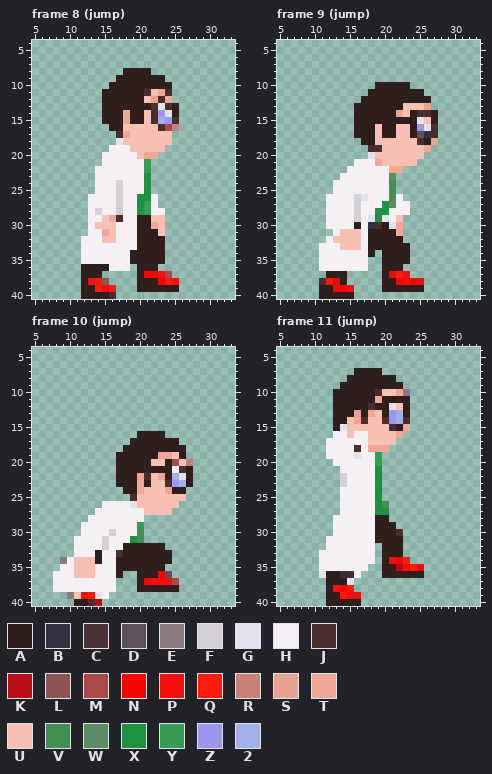
Two states of a pixel-art file, dev/gfx/player/player-56-cropped.aseprite. The picture above was drawn from the file before the commit.
41x41 pixels, 60 frames. Colours within 5 levels of each other are drawn and written as one. Shown: frame 8 (jump): x 5..33, y 4..40; frame 9 (jump): x 5..33, y 4..40; frame 10 (jump): x 5..33, y 4..40; frame 11 (jump): x 5..33, y 4..40. The commit also changed other frames, which this record leaves out.
Visible layers, top first: "mods", "Layer".
Palette (. is transparent): A #2e1f1d  B #333043  C #473135  D #5c5159  E #887a7e  F #d4d0d3  G #e1e2eb  H #f4f0f3  J #482e2d  K #ba0e17  L #8c5452  M #aa4a48  N #f30700  P #f30f10  Q #fc1b0c  R #c88178  S #e9a394  T #f2a796  U #f8c0b3  V #468e54  W #5b8d65  X #1f9240  Y #359e53  Z #9997ee  2 #a2afe9
Pixels before, frame 8 (jump), first column x 12:
 8 ......AAAA....
 9 .....AAAAAAA..
10 ....AAAAAAAAA.
11 ...AAAAAAJUTJ.
12 ...AAAAAAUSJT.
13 ...AAAAAAAJGJA
14 ...AAATAAUJZGA
15 ...AAATAAUJ2ZJ
16 ....AAUUUUUJMR
17 .....JTUUUUUU.
18 .....GUUUUUUU.
19 ....HHHUUUUU..
20 ...HHHHHUTT...
21 ...HHHHHHY....
22 ..HHHHHHHY....
23 ..HHHHHHHX....
24 ..HHHFHHHX....
25 ..HHHFHHHX....
26 .HHHHFHHXXH...
27 .HHHHFHHXYH...
28 .HFHHFHHXYHH..
29 .HHUTJHHAAUU..
30 .HUUUHHHAATU..
31 .HHTUHHHAAAU..
32 HHHUUHHHAAAA..
33 HHHHHHHHAAAA..
34 HHHHHHHAAAAA..
35 HHHHHHHAAAAA..
36 AAAAHHH.AAA...
37 AAA.....ANNPM.
38 APQL....AAANQP
39 AAQPQ...AAAAAA
40 AAAAJ.........
Pixels before, frame 9 (jump), first column x 11:
10 ........AAAAA....
11 .......AAAAAAAA..
12 ......AAAAAAAAAA.
13 .....AAAAAAAUUUS.
14 .....AAAAAATUAJJA
15 .....AAAAAAAAAGUA
16 .....AAAUAAUUAZGJ
17 .....AAAUAAUUADBJ
18 ......AAUUUUUUJAS
19 .......JCUUUUUUT.
20 .......GUUUUUUU..
21 .....HHHTUUUUU...
22 ....HHHHHHTT.....
23 ...HHHHHHHW......
24 ..HHHHHHHHV......
25 ..HHHHHHHHV......
26 .HHHHFGHHHVH.....
27 .HHHHFHHHXWHH....
28 .HHHHFHHXXHHH....
29 .HHHHFHGXGHU.....
30 .HHHHAHBJAGT.....
31 ..HUUUHAAAAT.....
32 .HUUUUHAAAAA.....
33 HHHUUUHAAAAAA....
34 HHHHHHHA.AAAA....
35 HHHHHHH..AAAA....
36 HHHHHHH..AAA.....
37 .AAA.....ANQP....
38 JQNA.....AANPNP..
39 AANNP....AAAAAA..
40 AAAAA............
Pixels before, frame 10 (jump), first column x 8:
16 ............AAAA....
17 ...........AAAAAAA..
18 ..........AAAAAAAAA.
19 .........AAAAAATTUA.
20 .........AAAAAUUAMUR
21 .........AAAAAAAAHCA
22 .........AAATJUTA2GA
23 .........AAATAUUJZ2A
24 ..........AATUUUTAA.
25 ...........JUUUUUUU.
26 .......HHHHGUUUUUU..
27 ......HHHHHHHUUUU...
28 .....HHHHHHHH.......
29 ....HHHHHHHHY.......
30 ....HHHHFHHHV.......
31 ...HHHHFHHHXV.......
32 ...HHHHFHHAAAAAA....
33 ...HHHAHHJAAAAAAA...
34 .EHUUUAHHAAAAAAAA...
35 .HHUUUHHHAAAAAAA....
36 HHHUUUHHHA..AAAND...
37 HHHHHHHHH...ANPPPM..
38 HHHHHHHHH...AAAAAA..
39 ..EUPQGH............
40 ...AAJK.............
Pixels before, frame 11 (jump), first column x 11:
 7 .....AAAA......
 8 ....AAAAAAA....
 9 ...AAAAAAAAA...
10 ..AAAAAAJUUTE..
11 ..AAAAAATAAAA..
12 ..AAAAAJAAGUA..
13 ..AAASATUAZ2A..
14 ..AAUTJUUJZ2J..
15 ..AGUUUUUUJAT..
16 ..HHUHHUUUUT...
17 .HHHHHHUUUU....
18 .HHHHJHTTT.....
19 .HHHHGHHY......
20 ..HHHHHHY......
21 ...HHHHHX......
22 ...FHHHHX......
23 ...FHHHHX......
24 ...HHHHHX......
25 ...HHHHHX......
26 ...HHHHHXV.....
27 ...HHHHHXX.....
28 ..HHHHHHAA.....
29 ..HHHHHHAAA....
30 ..HHHHHHAAAJ...
31 .HHHHHHHAAAA...
32 .HHHHHHH.AAA...
33 HHHHHHHH.AAA...
34 HHHHHHHH.APNQ..
35 HHHHHHH..AAKPQN
36 GAABJH...AAAAAA
37 .AAAG..........
38 .APNQ..........
39 .AAQPP.........
40 .AAAAA.........
The same view after the edit:
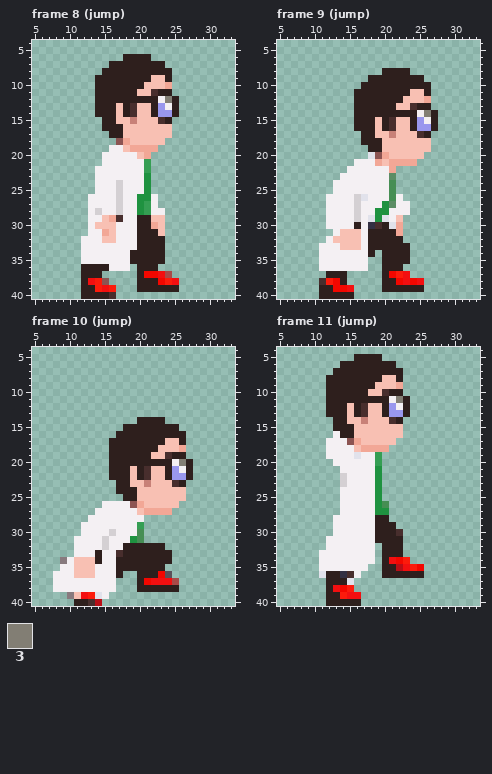
Colours new in this view: 3 #827e74
Author's note on the commit: fixing size jump image
The exact change:
Frame 8 (jump), layers "mods", "Layer":
y 6: x 18..21 .... -> AAAA
y 7: x 16..23 ........ -> AAAAAAAA
y 8: x 15..17 ... -> AAA; x 22..24 ... -> AAA
y 9: x 14..16 ... -> AAA; x 22..24 AA. -> UUA
y 10: x 14..15 .. -> AA; x 21..24 AAAA -> UUUT
y 11: x 14 . -> A; x 20..24 AJUTJ -> UUJAA
y 12: x 14 . -> A; x 21..25 USJT. -> AAH3A
y 13: x 14 . -> A; x 17 A -> U; x 19..24 AAAJGJ -> JUUAZH
y 14: x 14 . -> A; x 17..20 ATAA -> UAJU; x 22 J -> A; x 24 G -> Z
y 15: x 17..20 ATAA -> UURU; x 22..25 J2ZJ -> UJA.
y 16: x 15 . -> A; x 23..25 JMR -> UU.
y 17: x 16..18 .JT -> AAU
y 18: x 17..18 GU -> LT; x 24 U -> .
y 19: x 18..23 HUUUUU -> UTTTT.
y 20: x 22 T -> .
Frame 9 (jump), layers "mods", "Layer":
y 8: x 20..23 .... -> AAAA
y 9: x 18..25 ........ -> AAAAAAAA
y 10: x 17..18 .. -> AA; x 24..26 ... -> AAA
y 11: x 16..17 .. -> AA; x 24..26 AA. -> UUA
y 12: x 16 . -> A; x 23..26 AAAA -> UUUT
y 13: x 22 A -> U; x 24..26 UUS -> JAA
y 14: x 22..23 TU -> AA; x 25..26 JJ -> H3
y 15: x 19 A -> U; x 21..23 AAA -> JUU; x 25..26 GU -> ZH
y 16: x 21 A -> J; x 26..27 GJ -> ZA
y 17: x 16 A -> .; x 20..21 AA -> UR; x 24..27 ADBJ -> UJA.
y 18: x 19 U -> A; x 25..27 JAS -> UU.
y 19: x 18..19 JC -> AA; x 26 T -> U
y 20: x 19..20 UU -> LT
y 21: x 21..24 UUUU -> TTTT
y 22: x 22 T -> .
Frame 10 (jump), layers "mods", "Layer":
y 14: x 20..23 .... -> AAAA
y 15: x 18..25 ........ -> AAAAAAAA
y 16: x 17..19 ... -> AAA; x 24..26 ... -> AAA
y 17: x 16..18 ... -> AAA; x 24..26 AA. -> UUA
y 18: x 16..17 .. -> AA; x 23..26 AAAA -> UUUT
y 19: x 16 . -> A; x 22..25 ATTU -> UUJA
y 20: x 16 . -> A; x 22..23 UU -> AA; x 25..27 MUR -> H3A
y 21: x 16 . -> A; x 19 A -> U; x 21..23 AAA -> JUU; x 25..26 HC -> ZH
y 22: x 16 . -> A; x 19..20 AT -> UA; x 23 T -> U; x 25..26 2G -> ZZ
y 23: x 19..21 ATA -> UUR; x 24..27 JZ2A -> UJA.
y 24: x 17 . -> A; x 20 T -> U; x 24..26 TAA -> UUU
y 25: x 18..19 .J -> AA
y 26: x 19..20 GU -> LT
y 27: x 20..24 HUUUU -> UTTTT
Frame 11 (jump), layers "mods", "Layer":
y 5: x 16..19 .... -> AAAA
y 6: x 14..21 ........ -> AAAAAAAA
y 7: x 13..15 ... -> AAA; x 20..22 ... -> AAA
y 8: x 12..14 ... -> AAA; x 20..22 AA. -> UUA
y 9: x 12..13 .. -> AA; x 19..22 AAAA -> UUUT
y 10: x 12 . -> A; x 18..23 AJUUTE -> UUJAA.
y 11: x 12 . -> A; x 19 T -> A; x 21..22 AA -> H3
y 12: x 12 . -> A; x 15 A -> U; x 17..19 AJA -> JUU; x 21..22 GU -> ZH
y 13: x 12 . -> A; x 15..18 ASAT -> UAJU; x 22 2 -> Z
y 14: x 16..17 TJ -> UR; x 20..23 JZ2J -> UJA.
y 15: x 14..15 GU -> AA; x 21..23 JAT -> UU.
y 16: x 14..17 HUHH -> AAUU; x 22 T -> U
y 17: x 15..17 HHH -> LTU
y 18: x 16..17 JH -> UT
